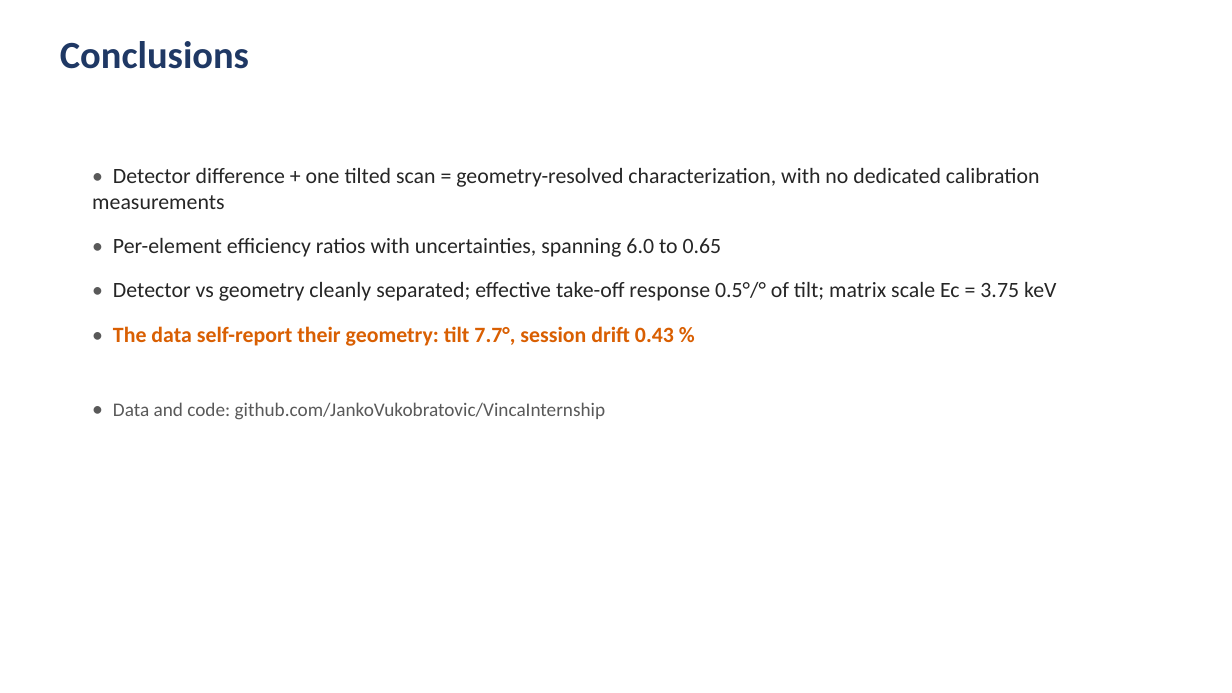
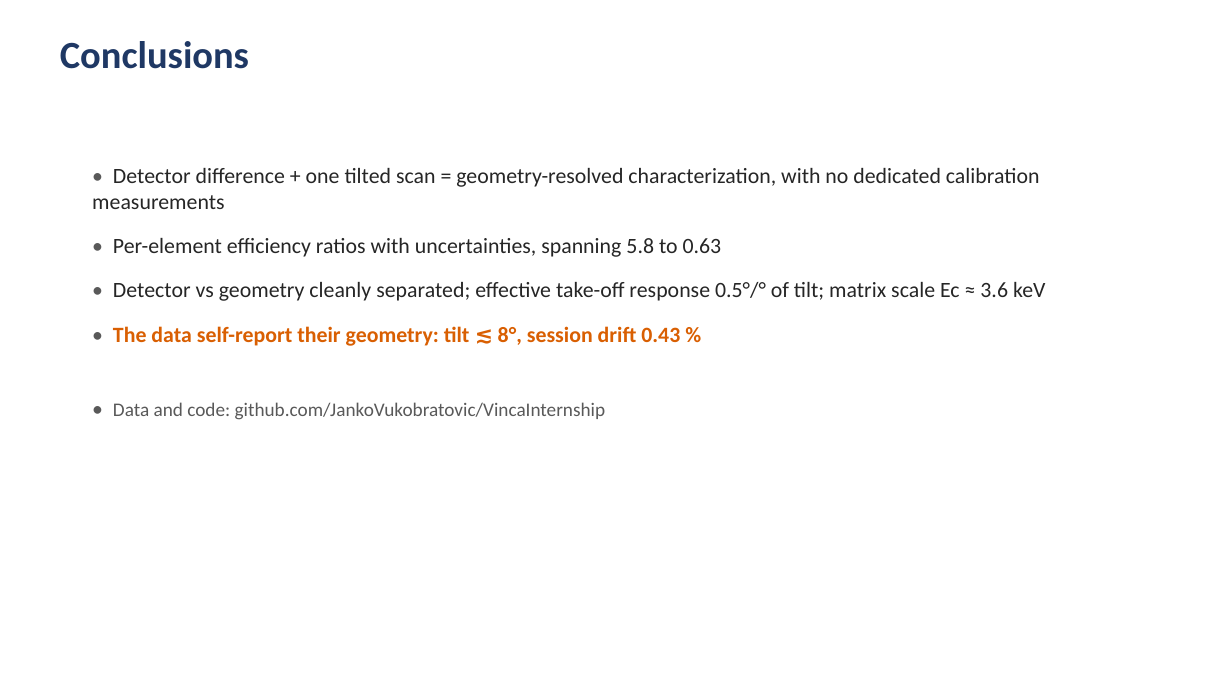
Before and after one commit to JankoVukobratovic/VincaInternship, a slide deck: slide 10 of presentation/dual_detector_talk.pptx. Drawn at 1232x693 pixels with LibreOffice and Linux fonts; fonts in the diff are those of the drawing. Boxes give left, top, right and bottom in pixels: in the first picture for what was removed or moved away, otherwise in the second. Text is boxed around its words. In the diff, an @@ line names an element or a change of style, - is before the commit and + after.

Commit message:
Geometry fit on registered-overlap ratios: monotonic tilt shift, offset sign corrected; tilt angle quoted as upper bound; talk and Results draft updated

```diff
--- a/presentation/dual_detector_talk.pptx
+++ b/presentation/dual_detector_talk.pptx
@@ text at [113,238,1046,346]: text changed @@
-• Per-element efficiency ratios with uncertainties, spanning 6.0 to 0.65
-• Detector vs geometry cleanly separated; effective take-off response 0.5°/° of tilt; matrix scale Ec = 3.75 keV
-• The data self-report their geometry: tilt 7.7°, session drift 0.43 %
+• Per-element efficiency ratios with uncertainties, spanning 5.8 to 0.63
+• Detector vs geometry cleanly separated; effective take-off response 0.5°/° of tilt; matrix scale Ec ≈ 3.6 keV
+• The data self-report their geometry: tilt ≲ 8°, session drift 0.43 %
```
Also in this commit, not shown: 3 other slides changed, 6 other files.
